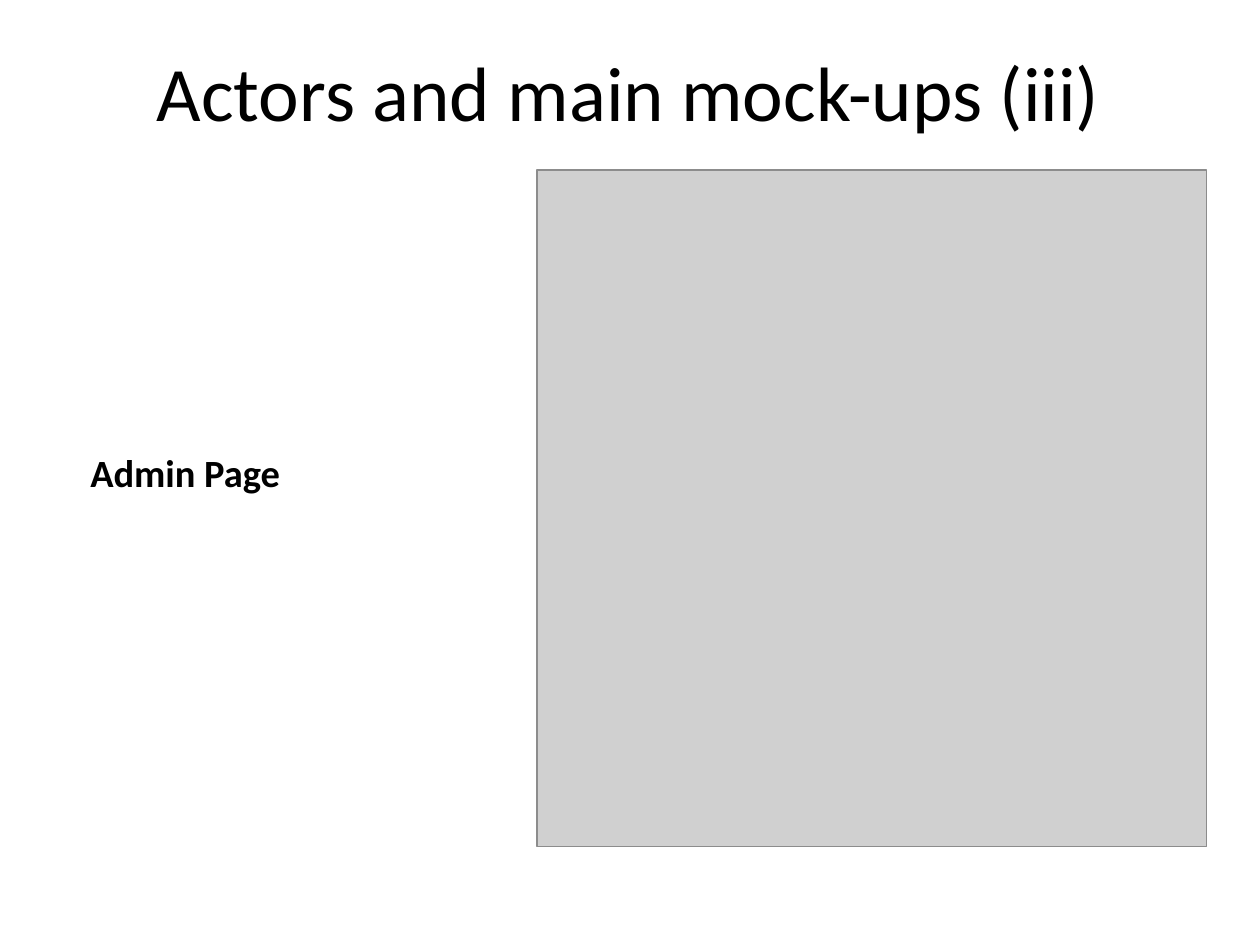
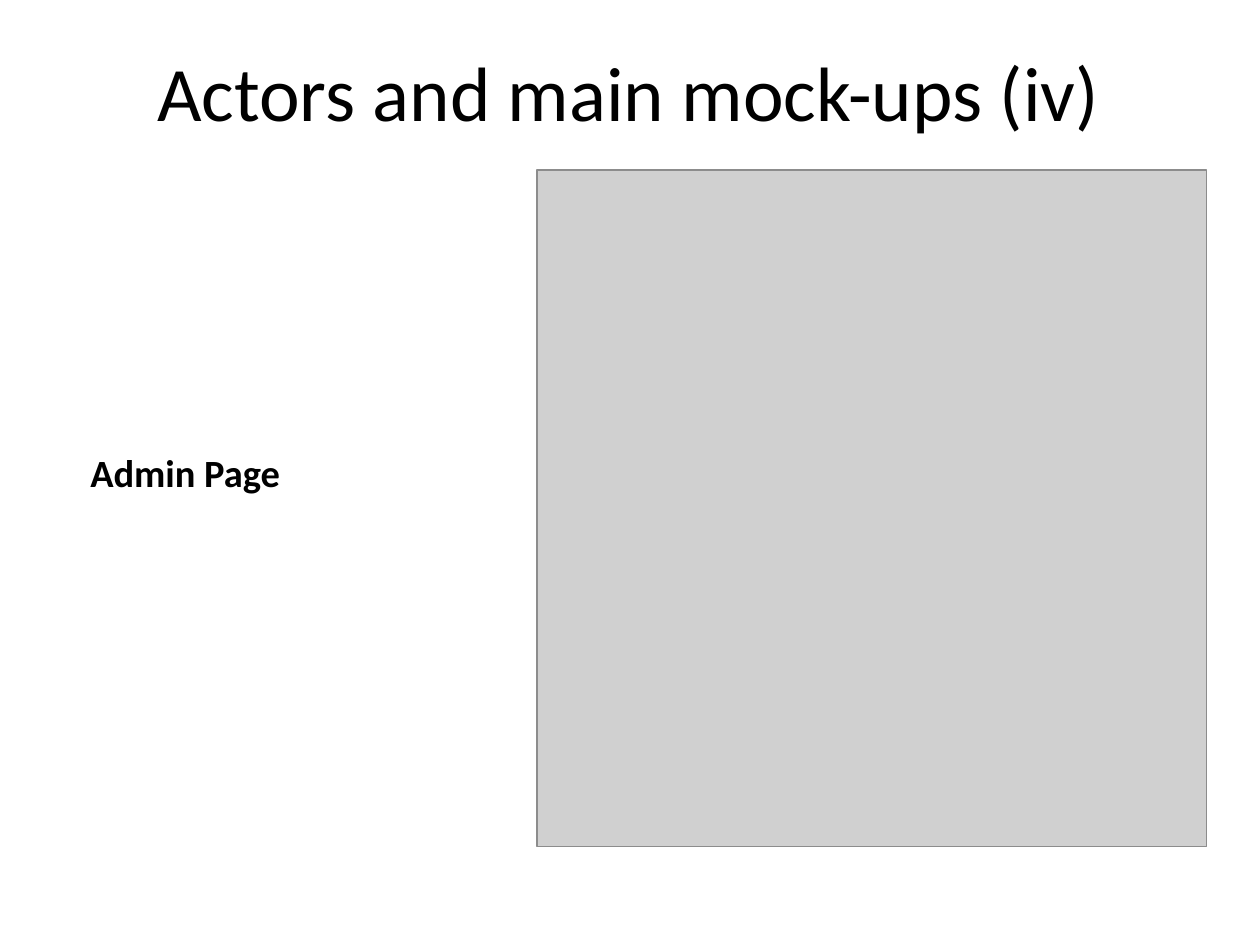
Before and after one commit to LBartalucci/Large-Scale-and-Multi-Structured-DBs-project, a slide deck: slide 6 of presentation/LSMSDB_Project IDEA Presentation.pptx. Drawn at 1260x945 pixels with LibreOffice and Linux fonts; fonts in the diff are those of the drawing; grey boxes stand for pictures; background and template pictures are left out. Boxes give left, top, right and bottom in pixels: in the first picture for what was removed or moved away, otherwise in the second. Text is boxed around its words. In the diff, an @@ line names an element or a change of style, - is before the commit and + after.

```diff
--- a/presentation/LSMSDB_Project IDEA Presentation.pptx
+++ b/presentation/LSMSDB_Project IDEA Presentation.pptx
@@ title at (x1=157, y1=65, x2=1099, y2=134): text changed @@
-Actors and main mock-ups (iii)
+Actors and main mock-ups (iv)
```
Also in this commit, not shown: 2 other slides changed, 4 other files.
